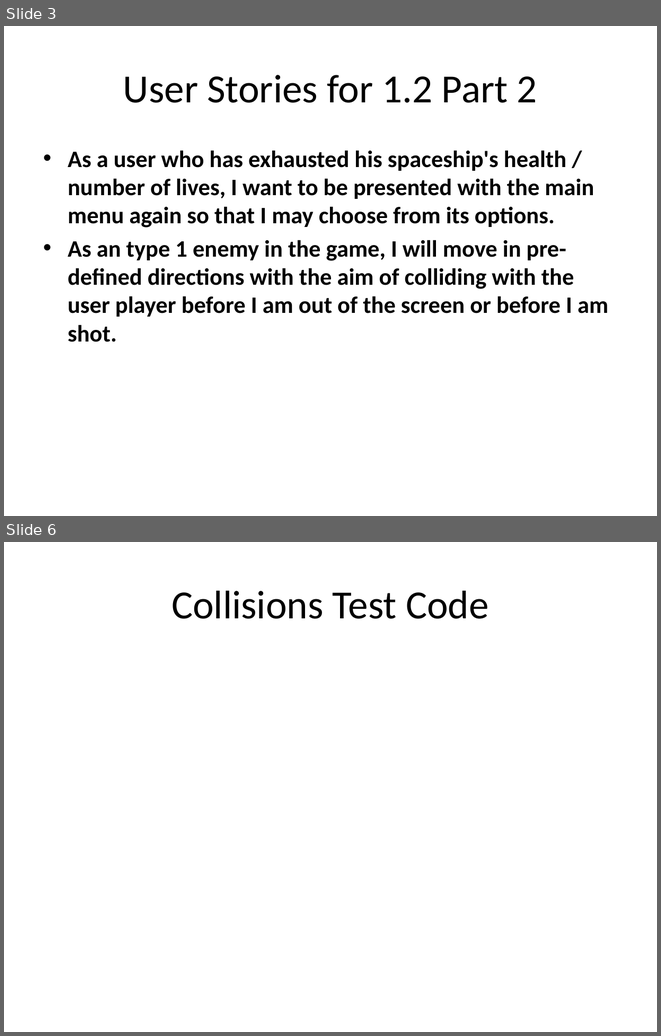
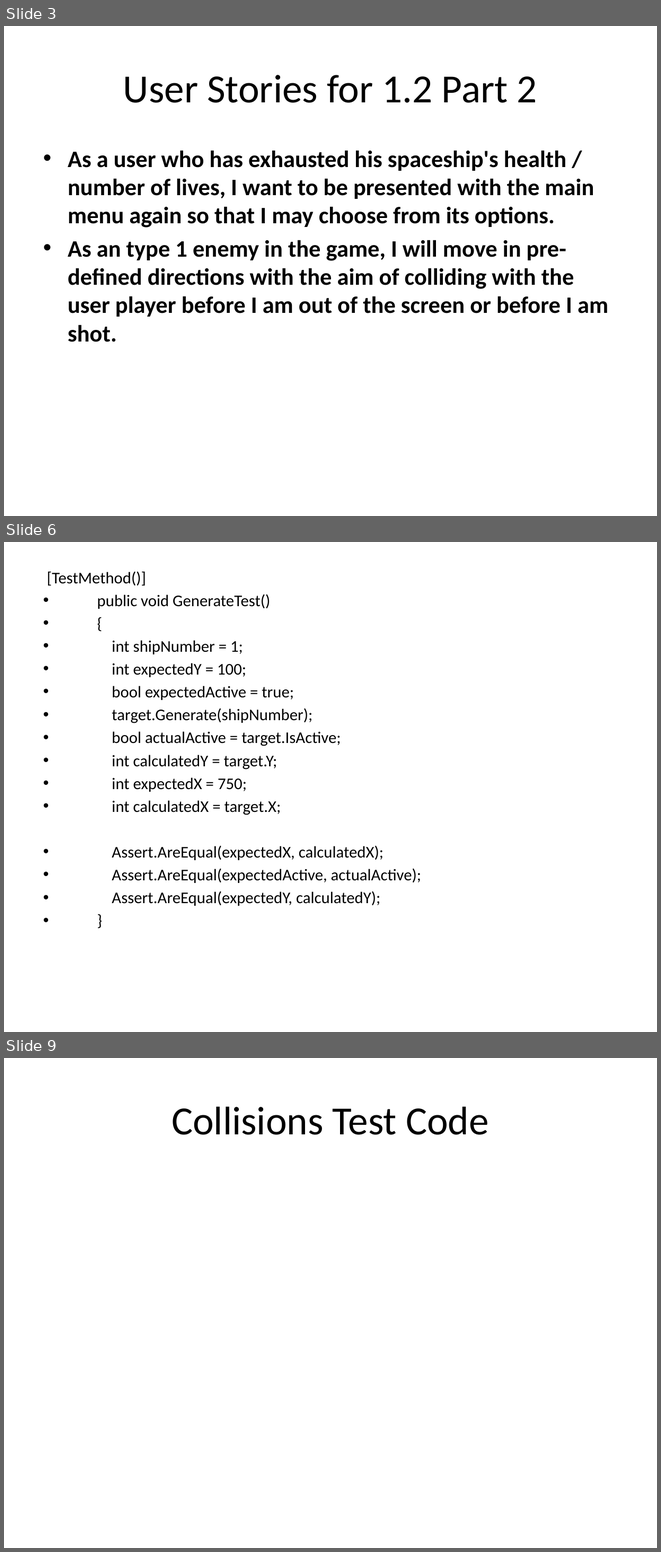
Before and after one commit to csce3513/Team15, a slide deck: Project Starfighter 1.2.pptx. Shown one above the other, each under a label of ours: slides 3 and 6 before the commit, slides 3, 6 and 9 after it; the slides between them are not shown. The pictures are 661x1036 and 661x1552 pixels, drawn with LibreOffice and Linux fonts; fonts in the diff are those of the drawing; background and template pictures are left out. Boxes give left, top, right and bottom in pixels: in the first picture for what was removed or moved away, otherwise in the second. Text is boxed around its words. In the diff, an @@ line names an element or a change of style, - is before the commit and + after.

```diff
--- a/Project Starfighter 1.2.pptx
+++ b/Project Starfighter 1.2.pptx
@@ slide 6 added at <box>4,542,657,1032</box>, background picture (left out) @@
@@ text added at <box>47,571,421,883</box>, 18 pt, text #000000 @@
+[TestMethod()]
+• public void GenerateTest()
+• {
+• int shipNumber = 1;
+• int expectedY = 100;
+• bool expectedActive = true;
+• target.Generate(shipNumber);
+• bool actualActive = target.IsActive;
+• int calculatedY = target.Y;
+• int expectedX = 750;
+• int calculatedX = target.X;
+• Assert.AreEqual(expectedX, calculatedX);
+• Assert.AreEqual(expectedActive, actualActive);
+• Assert.AreEqual(expectedY, calculatedY);
+• }
@@ what was slide 6 is now slide 9 @@
```
Also in this commit, not shown: 3 slides changed, 3 other slides added, 4 slides removed, 46 other files.
